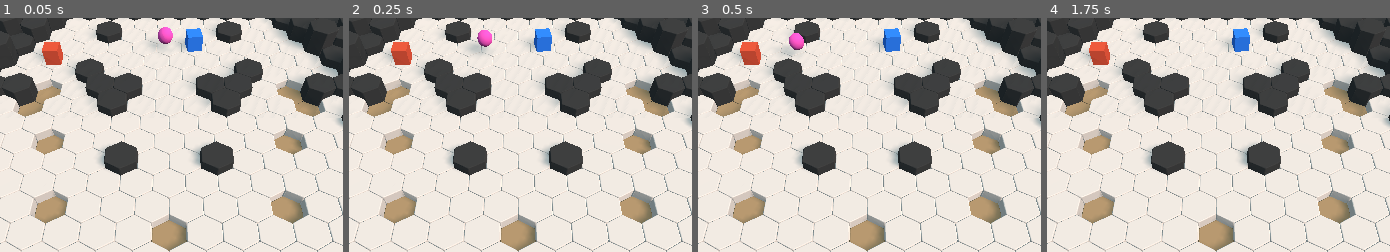
Above: before the commit, frames 1-4 (left to right).
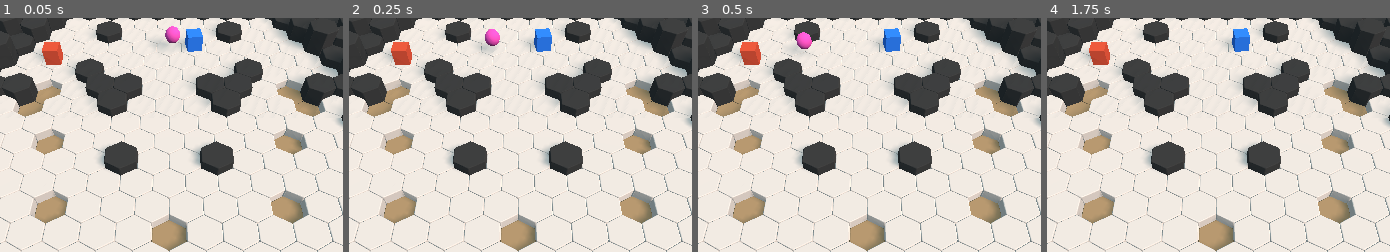
Above: after the commit, the same moments.

Repository: Tess-Qieu/Alakazam-Phoenix
Game: Godot game, scene res://Scenes/BattleScreen.tscn
The game is run twice, just before and just after one commit, with the same random seed, the same clock (stepped at 60 frames per second) and the same inputs.
Inputs:
- Up to frame 1 (0.05 s): no input
- Up to frame 2 (0.25 s): no input
- Up to frame 3 (0.5 s): no input
- Up to frame 4 (1.75 s): click "Spell" at 0.5 s; click "Clear" at 1.25 s
The pictures show only the part of the screen within x 17-67%, y 5-55%; the shares and areas given below are measured in that part.

The runs differ from the first frame. In frame 1, 0.4% of the frame differs, in the area x 46-53%, y 3-12%; in frame 2, 0.5%, in the area x 34-45%, y 4-16%; in frame 3, 0.4%; in frame 4, nothing differs.

Commit message:
kinematicbody racine des scenes Character & Spell

Diff:
--- a/HexGrid/Scenes/Character.tscn
+++ b/HexGrid/Scenes/Character.tscn
@@ -6,16 +6,13 @@
 
 [sub_resource type="BoxShape" id=2]
 
-[node name="Character" type="Spatial"]
+[node name="Character" type="KinematicBody"]
 transform = Transform( 0.5, 0, 0, 0, 0.5, 0, 0, 0, 0.5, 0, 0.5, 0 )
 script = ExtResource( 1 )
 
-[node name="KinematicBody" type="KinematicBody" parent="."]
-
-[node name="MeshInstance" type="MeshInstance" parent="KinematicBody"]
+[node name="MeshInstance" type="MeshInstance" parent="."]
 mesh = SubResource( 1 )
 material/0 = null
 
-[node name="CollisionShape" type="CollisionShape" parent="KinematicBody"]
+[node name="CollisionShape" type="CollisionShape" parent="."]
 shape = SubResource( 2 )
-[connection signal="input_event" from="KinematicBody" to="." method="_on_KinematicBody_input_event"]
--- a/HexGrid/Scenes/Spell.tscn
+++ b/HexGrid/Scenes/Spell.tscn
@@ -9,16 +9,13 @@
 [sub_resource type="SpatialMaterial" id=3]
 albedo_color = Color( 1, 0.294118, 0.67451, 1 )
 
-[node name="Spell" type="Spatial"]
-transform = Transform( 1, 0, 0, 0, 1, 0, 0, 0, 1, 0, 1, 0 )
+[node name="Spell" type="KinematicBody"]
+transform = Transform( 0.5, 0, 0, 0, 0.5, 0, 0, 0, 0.5, 0, 0, 0 )
 script = ExtResource( 1 )
 
-[node name="KinematicBody" type="KinematicBody" parent="."]
-transform = Transform( 0.5, 0, 0, 0, 0.5, 0, 0, 0, 0.5, 0, 0, 0 )
-
-[node name="CollisionShape" type="CollisionShape" parent="KinematicBody"]
+[node name="CollisionShape" type="CollisionShape" parent="."]
 shape = SubResource( 1 )
 
-[node name="MeshInstance" type="MeshInstance" parent="KinematicBody"]
+[node name="MeshInstance" type="MeshInstance" parent="."]
 mesh = SubResource( 2 )
 material/0 = SubResource( 3 )
--- a/HexGrid/Scripts/Character.gd
+++ b/HexGrid/Scripts/Character.gd
@@ -24,7 +24,7 @@
 	get_parent().add_child(spell)
 
 func change_material(material_key):
-	$KinematicBody/MeshInstance.set_surface_material(0, Global.materials[material_key])
+	$MeshInstance.set_surface_material(0, Global.materials[material_key])
 
 func _on_KinematicBody_input_event(_camera, event, _click_position, _click_normal, _shape_idx):
 	# If the event is a mouse click
--- a/HexGrid/Scripts/Spell.gd
+++ b/HexGrid/Scripts/Spell.gd
@@ -1,24 +1,40 @@
-extends Spatial
+extends KinematicBody
+
+export var speed = 10
 
 var is_casting = false
 var vect = Vector3(0, 0, 0)
-var speed = 10
+var distance_to_make = 0
+var distance_traveled = 0
+
+func euclidean_dist(vec):
+	return sqrt(pow(vec.x, 2) + pow(vec.z, 2))
 
 func cast(thrower, target):
+	# Translate the ball in front of the character
+	# and prepare the throw
 	translation.x = thrower.translation.x
 	translation.y = 2
 	translation.z = thrower.translation.z
 
 	vect = target.translation - thrower.translation
-	var dist = sqrt(pow(vect.x, 2) + pow(vect.z, 2))
-	vect = vect / dist
-	translation += 1.5*vect
+	distance_to_make = euclidean_dist(vect)
+	vect = vect / distance_to_make
+
+	translation += 1*vect
+	distance_traveled += 1.5*euclidean_dist(vect)
 
 	is_casting = true
 
 func _physics_process(delta):
 	if is_casting:
-		var collision = $KinematicBody.move_and_collide(vect * delta * speed)
-		if collision != null:
+		# Move the ball until it reaches a point or a body
+		var rel_vec = vect * speed * delta
+		var collision = move_and_collide(rel_vec)
+		var dist = euclidean_dist(rel_vec)
+		distance_traveled += dist
+
+		if collision != null or distance_traveled >= distance_to_make:
 			is_casting = false
 			visible = false
+			queue_free()
